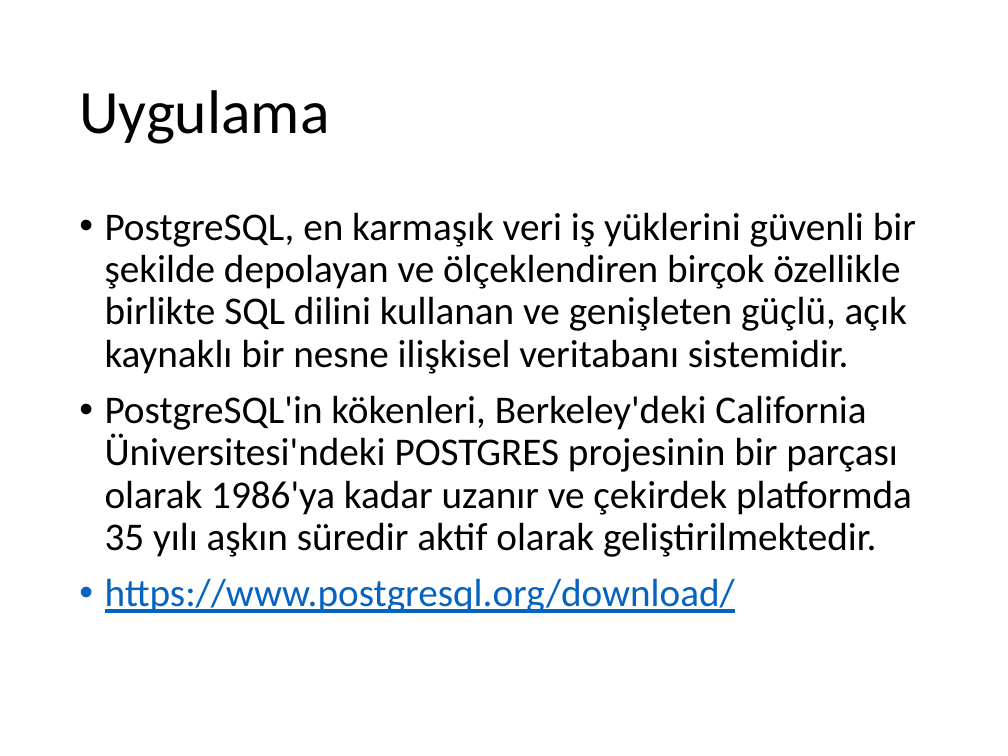
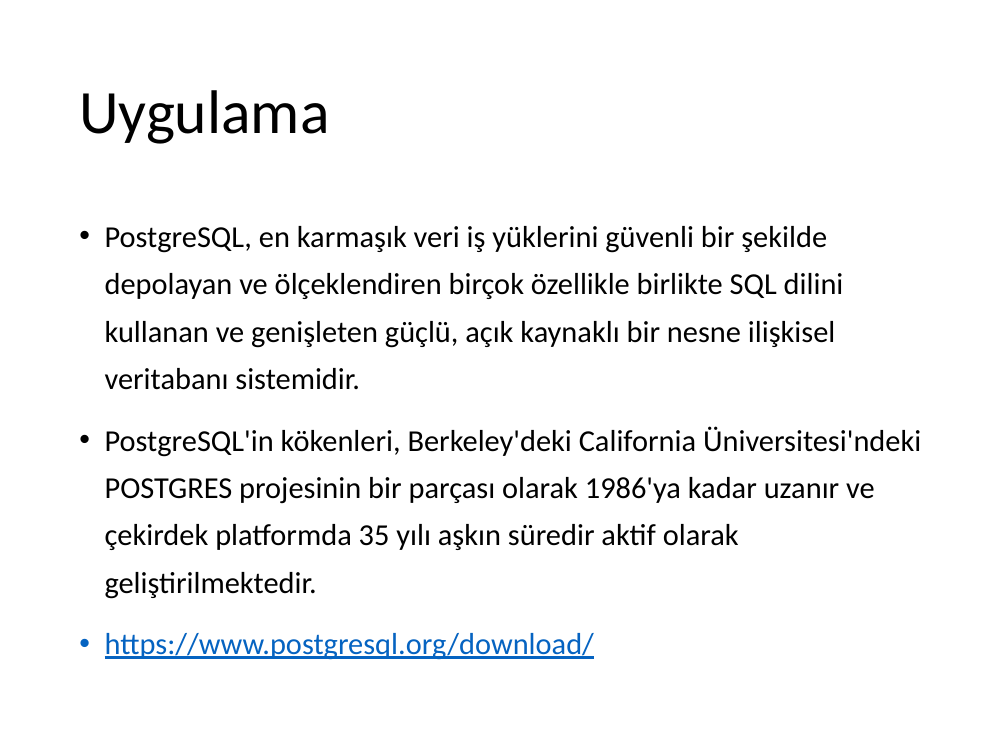
Before and after one commit to ihpar/dbms, a slide deck: slide 14 of Slides/Ders 0.pptx. Drawn at 1008x756 pixels with LibreOffice and Linux fonts; fonts in the diff are those of the drawing. Boxes give left, top, right and bottom in pixels: in the first picture for what was removed or moved away, otherwise in the second. Text is boxed around its words. In the diff, an @@ line names an element or a change of style, - is before the commit and + after.

```diff
--- a/Slides/Ders 0.pptx
+++ b/Slides/Ders 0.pptx
@@ text "PostgreSQL, en karmaşık veri iş ..." at bbox=[105, 226, 921, 660]: size 28 to 21.7 pt; line spacing 0.9 to 1.3 @@
```
Also in this commit, not shown: 2 other slides changed, 21 other files.
